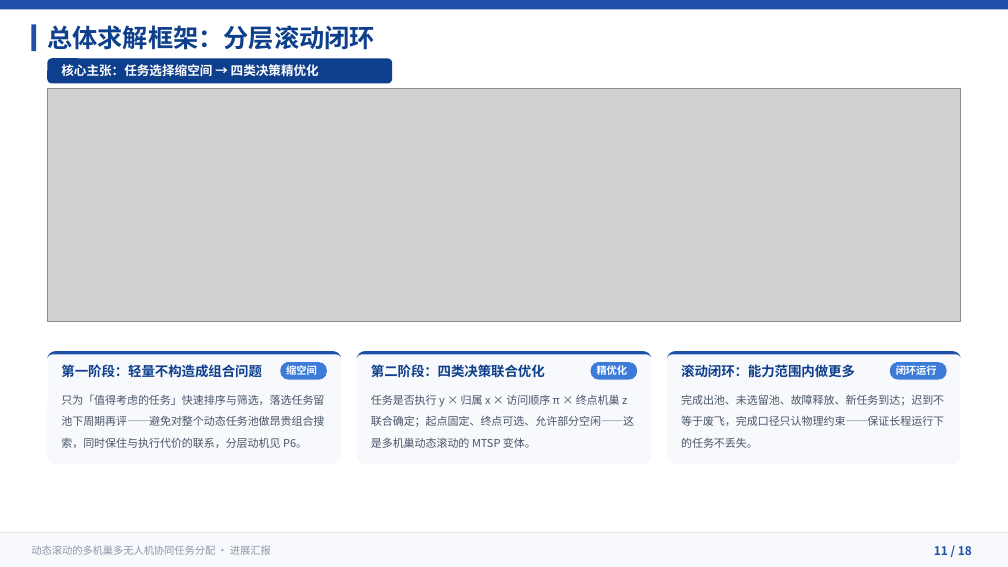
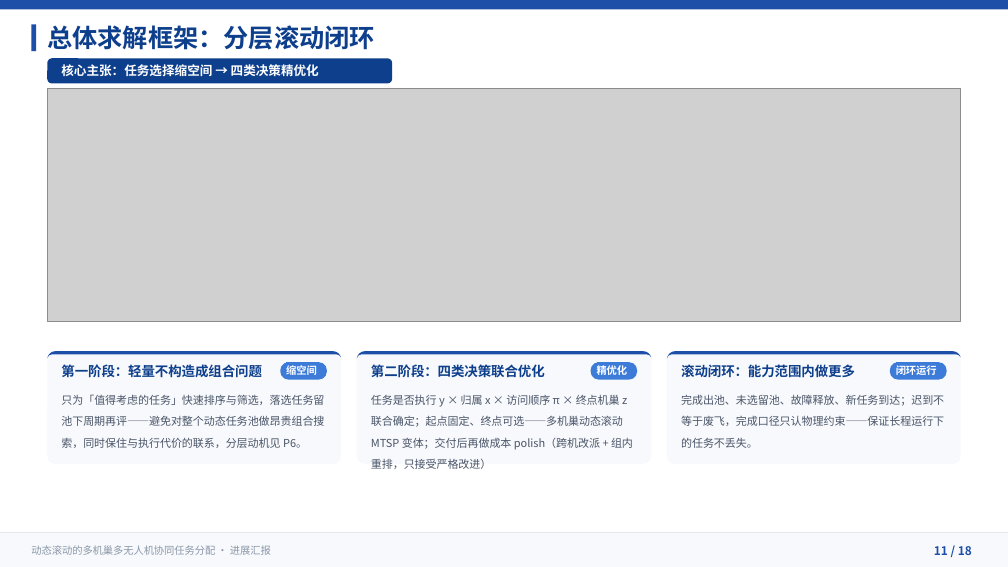
Before and after one commit to 909347194/ExperimentForGraduation, a slide deck: slide 11 of UAV协同任务分配方法-进展汇报/UAV协同任务分配方法-进展汇报.pptx. Drawn at 1008x567 pixels with LibreOffice and Linux fonts; fonts in the diff are those of the drawing; grey boxes stand for pictures. Boxes give left, top, right and bottom in pixels: in the first picture for what was removed or moved away, otherwise in the second. Text is boxed around its words. In the diff, an @@ line names an element or a change of style, - is before the commit and + after.

Commit message:
docs(进展汇报): 同步代码更新——成本 polish 进方法页，exp01 结案口径 + 五页备注
- P11/P15/P18: 补「交付后成本 polish」组件（跨机改派 + 组内 2-opt/Or-opt）
- P16: 设计判断补量纲诊断结论（完成项:成本项 ≈ 800:1，余量由 polish 获取 −4.09%）
- P8: 进展页改 exp01 结案口径（三 seed A/B 数字入备注）
- 新增 P8/P11/P16/P17/P18 五页演讲者备注（机制/A-B/证伪/收尾口径）
- slides/*.slide 源 8 处同步；审查文档第五节事实盘点与备注表更新

```diff
--- a/UAV协同任务分配方法-进展汇报/UAV协同任务分配方法-进展汇报.pptx
+++ b/UAV协同任务分配方法-进展汇报/UAV协同任务分配方法-进展汇报.pptx
@@ text at [371,395,633,469]: text changed @@
-任务是否执行 y × 归属 x × 访问顺序 π × 终点机巢 z 联合确定；起点固定、终点可选、允许部分空闲——这是多机巢动态滚动的 MTSP 变体。
+任务是否执行 y × 归属 x × 访问顺序 π × 终点机巢 z 联合确定；起点固定、终点可选——多机巢动态滚动 MTSP 变体；交付后再做成本 polish（跨机改派 + 组内重排，只接受严格改进）
```
Also in this commit, not shown: 5 other slides changed, 7 other files.
